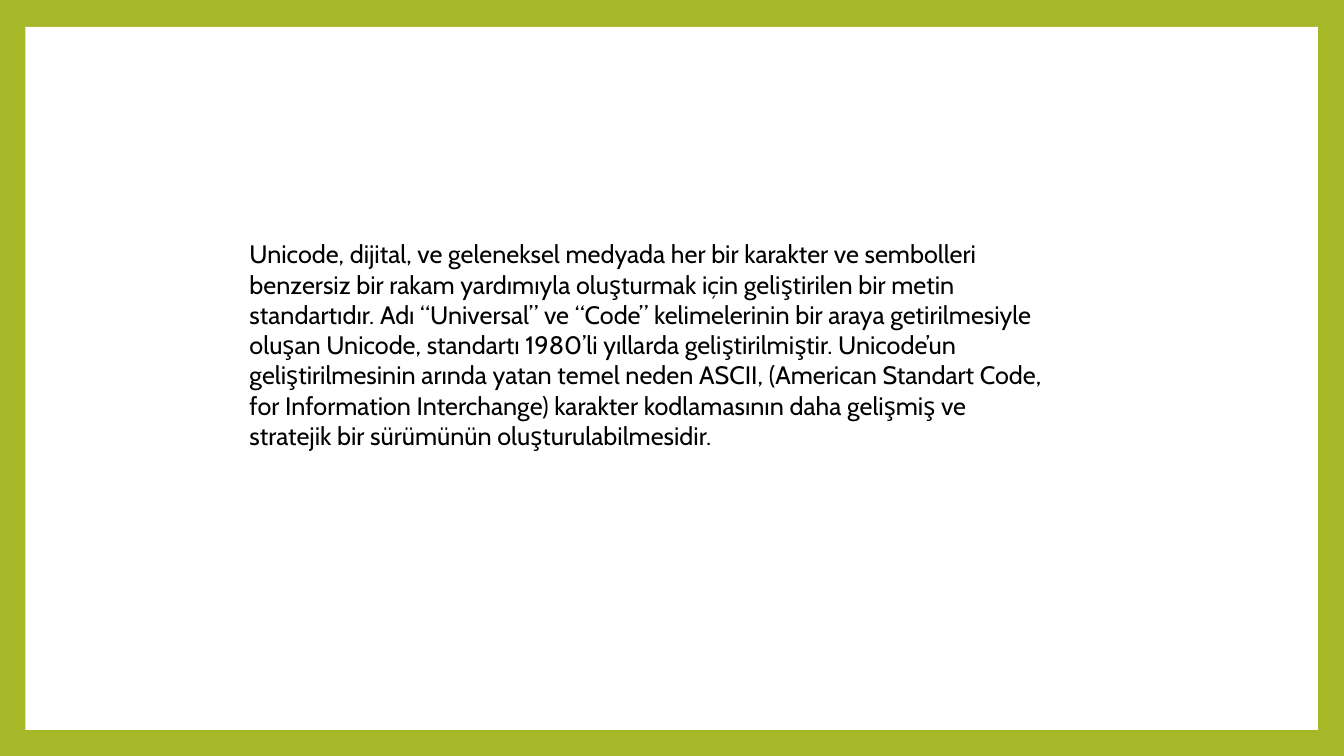
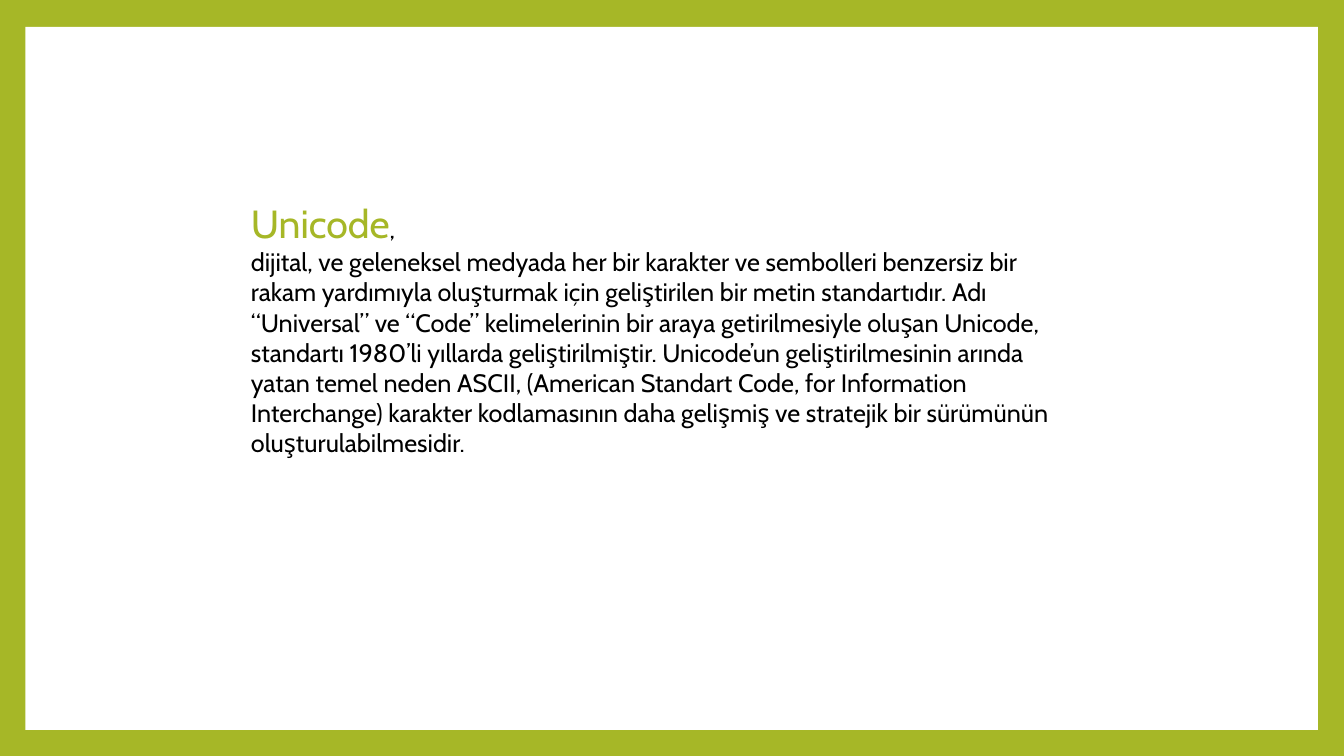
Before and after one commit to 157-INNOVA-JAVA-SPRING-BOOTCAMP/hafta-3-odevleri-ulkulekci, a slide deck: slide 5 of İNNOVA.PATİKA.JAVA.SPRİNG.pptx. Drawn at 1344x756 pixels with LibreOffice and Linux fonts; fonts in the diff are those of the drawing. Boxes give left, top, right and bottom in pixels: in the first picture for what was removed or moved away, otherwise in the second. Text is boxed around its words. In the diff, an @@ line names an element or a change of style, - is before the commit and + after.

```diff
--- a/İNNOVA.PATİKA.JAVA.SPRİNG.pptx
+++ b/İNNOVA.PATİKA.JAVA.SPRİNG.pptx
@@ text at [251, 208, 1049, 428]: text changed @@
-Unicode, dijital, ve geleneksel medyada her bir karakter ve sembolleri benzersiz bir rakam yardımıyla oluşturmak için geliştirilen bir metin standartıdır. Adı “Universal” ve “Code” kelimelerinin bir araya getirilmesiyle oluşan Unicode, standartı 1980’li yıllarda geliştirilmiştir. Unicode’un geliştirilmesinin arında yatan temel neden ASCII, (American Standart Code, for Information Interchange) karakter kodlamasının daha gelişmiş ve stratejik bir sürümünün oluşturulabilmesidir.
+Unicode,
+dijital, ve geleneksel medyada her bir karakter ve sembolleri benzersiz bir rakam yardımıyla oluşturmak için geliştirilen bir metin standartıdır. Adı “Universal” ve “Code” kelimelerinin bir araya getirilmesiyle oluşan Unicode, standartı 1980’li yıllarda geliştirilmiştir. Unicode’un geliştirilmesinin arında yatan temel neden ASCII, (American Standart Code, for Information Interchange) karakter kodlamasının daha gelişmiş ve stratejik bir sürümünün oluşturulabilmesidir.
```
Also in this commit, not shown: 10 other slides changed.
